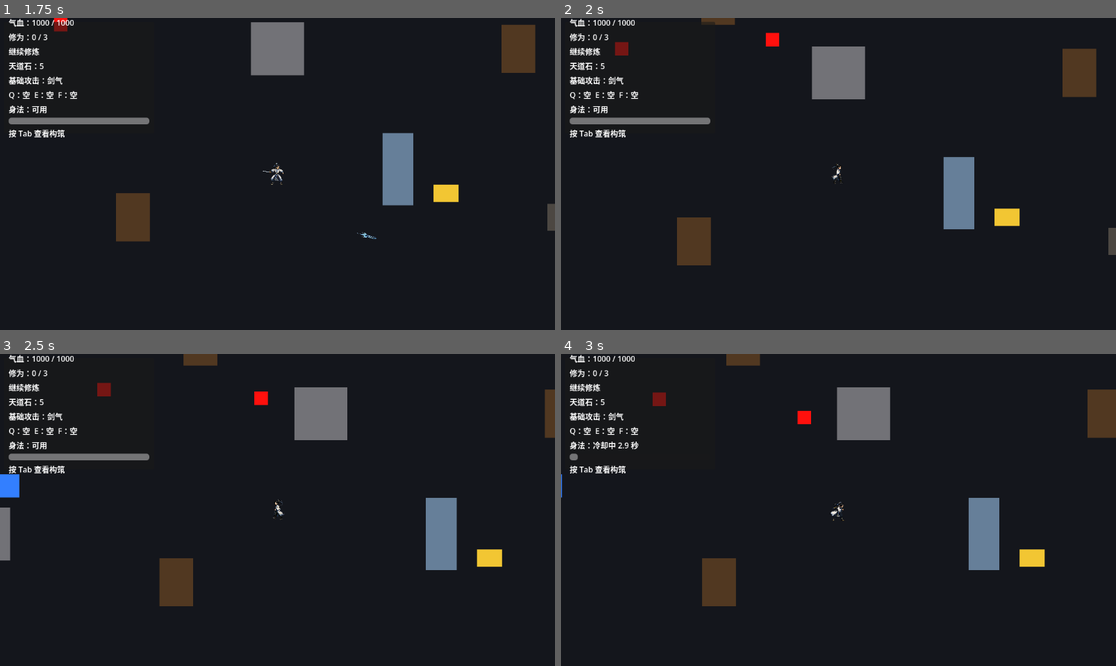
Above: before the commit, frames 1-4 (two rows, left to right).
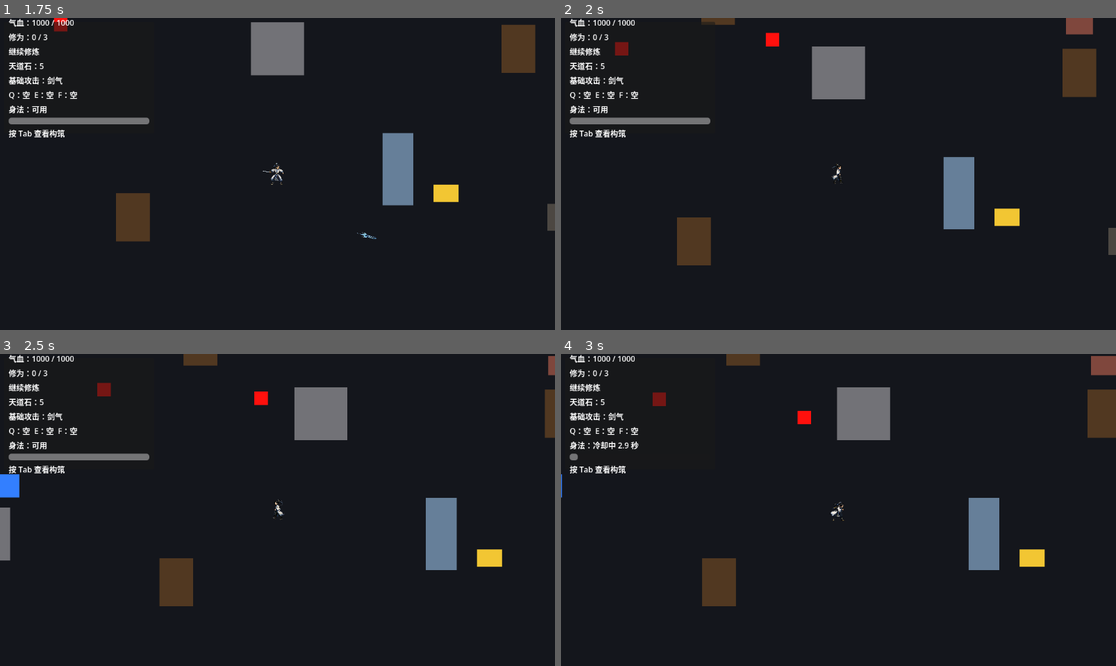
Above: after the commit, the same moments.

Repository: Litrudy/combine-dao
Game: Godot game, scene res://scenes/player/realm_test_map.tscn
Same seed, same stepped clock (60 frames per second), same inputs: the game is played once before the commit and once after it.
Inputs (mouse positions are in pixels of both pictures, inside the frame that each line leads up to):
- Up to frame 1 (1.75 s): tap Enter (ui_accept) at 0.5, 0.77, 1.52 s; move the mouse to (249, 236) at 0.52 s; hold F (interact) 0.53-1.28 s; hold W (move_up) from 0.53 s (still down); move the mouse to (444, 220) at 1.27 s; click (444, 220) at 1.35 s; tap F (interact) at 1.55 s
- Up to frame 2 (2 s): keep holding W (move_up)
- Up to frame 3 (2.5 s): move the mouse to (111, 463) at 2.02 s; release W (move_up) at 2.03 s; hold A (move_left) from 2.03 s (still down); hold R (breakthrough) from 2.03 s (still down); tap F (interact) at 2.3 s
- Up to frame 4 (3 s): keep holding A (move_left); move the mouse to (866, 510) at 2.77 s; release R (breakthrough) at 2.78 s; tap Space (dash) at 2.85 s

Frame 1 is identical in both runs. In frame 2, 0.3% of the frame differs, in the area x 90-96%, y 0-6%; in frame 3, less than 0.1%; in frame 4, 0.3%, in the area x 95-100%, y 0-7%.

Commit message:
feat: 添加风险收益事件

Diff:
--- /dev/null
+++ b/scenes/events/beast_bone_altar.gd
@@ -0,0 +1,59 @@
+extends RealmEvent
+## 兽骨祭坛（风险收益事件）
+## A：离开（不触发，事件保留）；B：召唤 1 只精英妖兽，击败后额外获得 8 天道石。
+
+## 交战目标玩家（触发时记录）
+var _player_ref: Node = null
+## 额外奖励是否已发放
+var _reward_given: bool = false
+
+
+## 重写触发：打开事件选择面板（取消 / 离开不消耗事件）
+func trigger_event(player: Node) -> bool:
+	if used or player == null:
+		return false
+	_player_ref = player
+	var panel: Node = get_tree().get_first_node_in_group("event_choice_panel")
+	if panel == null or not panel.has_method("open_event"):
+		return false
+	panel.option_selected.connect(_on_option_selected, CONNECT_ONE_SHOT)
+	panel.open_event(event_name, description, "离开", "激活祭坛")
+	return true
+
+
+## 选项回调
+func _on_option_selected(option_id: String) -> void:
+	if option_id == "B":
+		# 激活祭坛：召唤 1 只精英妖兽
+		var elite: Node = _spawn_beast(global_position + Vector2(0, -100), true)
+		if elite != null:
+			elite.tree_exited.connect(_on_elite_died)
+		print("兽骨祭坛被激活，精英妖兽出现。")
+		mark_used()
+	# A（离开）/ cancel：不触发，事件保留（used 仍为 false）
+
+
+## 精英妖兽死亡：额外发放 8 天道石（独立于精英自身掉落）
+func _on_elite_died() -> void:
+	if _reward_given:
+		return
+	_reward_given = true
+	if is_instance_valid(_player_ref) and _player_ref.has_method("gain_heavenly_stones"):
+		_player_ref.gain_heavenly_stones(8)
+	print("祭坛精英妖兽被击败，额外获得天道石：8")
+
+
+## 通过地图通用方法生成妖兽（不计入 normal_enemy）；缺失则本地兜底
+func _spawn_beast(pos: Vector2, is_elite: bool) -> Node:
+	var map: Node = get_tree().current_scene
+	if map != null and map.has_method("spawn_beast_at"):
+		return map.spawn_beast_at(pos, is_elite, false)
+	var scene: PackedScene = load("res://scenes/enemy/beast.tscn")
+	if scene == null:
+		return null
+	var beast: Node = scene.instantiate()
+	beast.is_elite = is_elite
+	get_parent().add_child(beast)
+	beast.global_position = pos
+	beast.remove_from_group("normal_enemy")
+	return beast
--- /dev/null
+++ b/scenes/events/beast_bone_altar.tscn
@@ -0,0 +1,19 @@
+[gd_scene format=3 uid="uid://g63u0puxto42"]
+
+[ext_resource type="Script" path="res://scenes/events/beast_bone_altar.gd" id="1_altar"]
+
+[sub_resource type="CircleShape2D" id="range"]
+radius = 80.0
+
+[node name="BeastBoneAltar" type="Area2D" groups=["realm_event"]]
+script = ExtResource("1_altar")
+event_id = "beast_bone_altar"
+event_name = "兽骨祭坛"
+description = "祭坛上堆满妖兽骸骨。献上一缕灵气后，将引来一只强大的精英妖兽。"
+
+[node name="CollisionShape2D" type="CollisionShape2D" parent="."]
+shape = SubResource("range")
+
+[node name="Visual" type="Polygon2D" parent="."]
+color = Color(0.5, 0.28, 0.24, 1)
+polygon = PackedVector2Array(-28, -20, 28, -20, 28, 20, -28, 20)
--- /dev/null
+++ b/scenes/events/broken_sword_tomb.gd
@@ -0,0 +1,89 @@
+extends RealmEvent
+## 破损剑冢（风险收益事件）
+## A：取走 5 天道石；B：唤醒 2 只守卫，全部击败后开启一次额外机缘。
+
+## 交战目标玩家（触发时记录）
+var _player_ref: Node = null
+## 选项 B 召唤的守卫
+var _guards: Array = []
+## 机缘奖励是否已发放（守卫全灭后只发一次）
+var _reward_given: bool = false
+
+
+## 重写触发：打开事件选择面板（此时不立即 used，取消可再来）
+func trigger_event(player: Node) -> bool:
+	if used or player == null:
+		return false
+	_player_ref = player
+	var panel: Node = get_tree().get_first_node_in_group("event_choice_panel")
+	if panel == null or not panel.has_method("open_event"):
+		return false
+	# 一次性连接，避免与其它事件交叉
+	panel.option_selected.connect(_on_option_selected, CONNECT_ONE_SHOT)
+	panel.open_event(event_name, description, "取走残余灵石", "唤醒剑冢守卫")
+	return true
+
+
+## 选项回调
+func _on_option_selected(option_id: String) -> void:
+	match option_id:
+		"A":
+			# 取走残余灵石：获得 5 天道石
+			if is_instance_valid(_player_ref) and _player_ref.has_method("gain_heavenly_stones"):
+				_player_ref.gain_heavenly_stones(5)
+			print("你取走剑冢残余灵石，获得天道石：5")
+			mark_used()
+		"B":
+			# 唤醒守卫：召唤 2 只小怪（不计入 normal_enemy，避免影响 Boss 触发）
+			_spawn_guards()
+			print("剑冢守卫被唤醒。")
+			mark_used()
+		_:
+			# 取消：不触发效果，事件保留（used 仍为 false）
+			pass
+
+
+## 召唤两只守卫并监听其死亡
+func _spawn_guards() -> void:
+	var positions: Array = [
+		global_position + Vector2(-80, 0),
+		global_position + Vector2(80, 0),
+	]
+	for pos in positions:
+		var guard: Node = _spawn_beast(pos, false)
+		if guard != null:
+			_guards.append(guard)
+			guard.tree_exited.connect(_on_guard_exited)
+
+
+## 守卫离场（死亡）回调：全部击败后开启一次额外机缘
+func _on_guard_exited() -> void:
+	if _reward_given:
+		return
+	# 统计仍存活（仍在场景树）的守卫
+	var alive: int = 0
+	for guard in _guards:
+		if is_instance_valid(guard) and guard.is_inside_tree():
+			alive += 1
+	if alive == 0:
+		_reward_given = true
+		if is_instance_valid(_player_ref) and _player_ref.has_method("open_bonus_boon_choice"):
+			_player_ref.open_bonus_boon_choice()
+		print("剑冢守卫已被击败，获得一次机缘选择")
+
+
+## 通过地图通用方法生成妖兽（不计入 normal_enemy）；缺失则本地兜底
+func _spawn_beast(pos: Vector2, is_elite: bool) -> Node:
+	var map: Node = get_tree().current_scene
+	if map != null and map.has_method("spawn_beast_at"):
+		return map.spawn_beast_at(pos, is_elite, false)
+	# 兜底：本地实例化
+	var scene: PackedScene = load("res://scenes/enemy/beast.tscn")
+	if scene == null:
+		return null
+	var beast: Node = scene.instantiate()
+	beast.is_elite = is_elite
+	get_parent().add_child(beast)
+	beast.global_position = pos
+	beast.remove_from_group("normal_enemy")
+	return beast
--- /dev/null
+++ b/scenes/events/broken_sword_tomb.tscn
@@ -0,0 +1,19 @@
+[gd_scene format=3 uid="uid://b8ynuhwupdf5i"]
+
+[ext_resource type="Script" path="res://scenes/events/broken_sword_tomb.gd" id="1_tomb"]
+
+[sub_resource type="CircleShape2D" id="range"]
+radius = 80.0
+
+[node name="BrokenSwordTomb" type="Area2D" groups=["realm_event"]]
+script = ExtResource("1_tomb")
+event_id = "broken_sword_tomb"
+event_name = "破损剑冢"
+description = "一座残破剑冢散发微弱剑意。你可以取走残余灵石，也可以唤醒剑冢守卫，换取更深层的感悟。"
+
+[node name="CollisionShape2D" type="CollisionShape2D" parent="."]
+shape = SubResource("range")
+
+[node name="Visual" type="Polygon2D" parent="."]
+color = Color(0.32, 0.45, 0.5, 1)
+polygon = PackedVector2Array(-16, -34, 16, -34, 16, 34, -16, 34)
--- a/scenes/player/realm_test_map.gd
+++ b/scenes/player/realm_test_map.gd
@@ -81,6 +81,20 @@
 	print("小怪已清空，守墟妖王降临")
 
 
+## 通用妖兽生成（供事件调用）
+## count_as_normal_enemy=false 时移出 normal_enemy 组，避免事件怪影响 Boss 触发判断
+func spawn_beast_at(pos: Vector2, is_elite: bool = false, count_as_normal_enemy: bool = false) -> Node:
+	var beast := BEAST_SCENE.instantiate()
+	# 入场景前设置 is_elite，确保 _ready 时应用精英强化
+	beast.is_elite = is_elite
+	add_child(beast)
+	beast.global_position = pos
+	if not count_as_normal_enemy:
+		# 事件召唤怪不计入小怪清空判断
+		beast.remove_from_group("normal_enemy")
+	return beast
+
+
 ## 生成一个护卫小怪（20% 概率为精英怪）
 func _spawn_guard(pos: Vector2) -> void:
 	var beast := BEAST_SCENE.instantiate()
--- a/scenes/player/realm_test_map.tscn
+++ b/scenes/player/realm_test_map.tscn
@@ -6,10 +6,13 @@
 [ext_resource type="Script" uid="uid://cchcqvgciqawd" path="res://scenes/player/realm_test_map.gd" id="5_map"]
 [ext_resource type="PackedScene" uid="uid://c0hud00000001" path="res://scenes/ui/hud.tscn" id="6_hud"]
 [ext_resource type="PackedScene" uid="uid://ccsotjele625i" path="res://scenes/ui/build_panel.tscn" id="7_build"]
-[ext_resource type="PackedScene" uid="uid://c0interactprompt" path="res://scenes/ui/interact_prompt.tscn" id="8_prompt"]
+[ext_resource type="PackedScene" uid="uid://noc2123byh26" path="res://scenes/ui/interact_prompt.tscn" id="8_prompt"]
 [ext_resource type="PackedScene" uid="uid://c0spiritspring01" path="res://scenes/events/spirit_spring.tscn" id="9_spring"]
 [ext_resource type="PackedScene" uid="uid://c0heavenlychest1" path="res://scenes/events/heavenly_chest.tscn" id="10_chest"]
 [ext_resource type="PackedScene" uid="uid://c0heavenlystele1" path="res://scenes/events/heavenly_stele.tscn" id="11_stele"]
+[ext_resource type="PackedScene" uid="uid://c0eventchoice01" path="res://scenes/ui/event_choice_panel.tscn" id="12_evt"]
+[ext_resource type="PackedScene" uid="uid://c0brokensword01" path="res://scenes/events/broken_sword_tomb.tscn" id="13_tomb"]
+[ext_resource type="PackedScene" uid="uid://c0beastbonealtar" path="res://scenes/events/beast_bone_altar.tscn" id="14_altar"]
 
 [sub_resource type="RectangleShape2D" id="RectangleShape2D_c7xc1"]
 size = Vector2(32, 32)
@@ -239,6 +242,8 @@
 
 [node name="InteractPrompt" parent="." instance=ExtResource("8_prompt")]
 
+[node name="EventChoicePanel" parent="." instance=ExtResource("12_evt")]
+
 [node name="Events" type="Node2D" parent="."]
 
 [node name="SpiritSpring" parent="Events" instance=ExtResource("9_spring")]
@@ -249,6 +254,12 @@
 
 [node name="HeavenlyStele" parent="Events" instance=ExtResource("11_stele")]
 position = Vector2(650, -250)
+
+[node name="BrokenSwordTomb" parent="Events" instance=ExtResource("13_tomb")]
+position = Vector2(-350, -350)
+
+[node name="BeastBoneAltar" parent="Events" instance=ExtResource("14_altar")]
+position = Vector2(500, -100)
 
 [node name="Beast" parent="." unique_id=1619129642 instance=ExtResource("2_y2vg1")]
 position = Vector2(-150, -100)
--- a/scenes/ui/build_panel.gd
+++ b/scenes/ui/build_panel.gd
@@ -117,8 +117,12 @@
 
 ## 机缘选择面板是否打开
 func _is_boon_panel_open() -> bool:
-	var panel: Node = get_tree().get_first_node_in_group("boon_choice_panel")
-	return panel != null and panel.visible
+	# 机缘面板或事件选择面板打开时，均视为阻塞（Tab 不开构筑页 / 关闭时保持暂停）
+	for group_name in ["boon_choice_panel", "event_choice_panel"]:
+		var panel: Node = get_tree().get_first_node_in_group(group_name)
+		if panel != null and panel.visible:
+			return true
+	return false
 
 
 # ===== 模块切换 =====
--- /dev/null
+++ b/scenes/ui/event_choice_panel.gd
@@ -0,0 +1,53 @@
+extends CanvasLayer
+## 事件选择面板（风险收益事件用）
+## 显示事件名 / 说明 + 两个选项 + 取消；点击后发出 option_selected。
+## 打开时暂停游戏，关闭后若无其它阻塞 UI 则恢复。
+
+## 玩家选择某选项时发出（"A" / "B" / "cancel"）
+signal option_selected(option_id: String)
+
+@onready var _title: Label = $Panel/VBoxContainer/TitleLabel
+@onready var _description: Label = $Panel/VBoxContainer/DescriptionLabel
+@onready var _button_a: Button = $Panel/VBoxContainer/OptionButtonA
+@onready var _button_b: Button = $Panel/VBoxContainer/OptionButtonB
+@onready var _cancel_button: Button = $Panel/VBoxContainer/CancelButton
+
+
+func _ready() -> void:
+	# 暂停时仍可点击
+	process_mode = Node.PROCESS_MODE_ALWAYS
+	visible = false
+	add_to_group("event_choice_panel")
+	# 关闭键盘焦点，避免 Tab 在面板内切换焦点
+	for button in [_button_a, _button_b, _cancel_button]:
+		button.focus_mode = Control.FOCUS_NONE
+	_button_a.pressed.connect(_on_choice.bind("A"))
+	_button_b.pressed.connect(_on_choice.bind("B"))
+	_cancel_button.pressed.connect(_on_choice.bind("cancel"))
+
+
+## 打开事件选择：设置文本并暂停游戏
+func open_event(title: String, description: String, option_a: String, option_b: String) -> void:
+	_title.text = title
+	_description.text = description
+	_button_a.text = option_a
+	_button_b.text = option_b
+	visible = true
+	get_tree().paused = true
+
+
+## 点击选项 / 取消：关闭、恢复（若无其它阻塞 UI）、发出信号
+func _on_choice(option_id: String) -> void:
+	visible = false
+	if not _is_other_blocking_ui_open():
+		get_tree().paused = false
+	option_selected.emit(option_id)
+
+
+## 是否还有其它阻塞性 UI 打开
+func _is_other_blocking_ui_open() -> bool:
+	for group_name in ["boon_choice_panel", "build_panel", "clear_panel"]:
+		var panel: Node = get_tree().get_first_node_in_group(group_name)
+		if panel != null and panel.visible:
+			return true
+	return false
--- /dev/null
+++ b/scenes/ui/event_choice_panel.tscn
@@ -0,0 +1,66 @@
+[gd_scene format=3 uid="uid://biavo3odxpleq"]
+
+[ext_resource type="Script" path="res://scenes/ui/event_choice_panel.gd" id="1_evt"]
+
+[node name="EventChoicePanel" type="CanvasLayer"]
+process_mode = 3
+layer = 12
+visible = false
+script = ExtResource("1_evt")
+
+[node name="Dim" type="ColorRect" parent="."]
+anchors_preset = 15
+anchor_right = 1.0
+anchor_bottom = 1.0
+grow_horizontal = 2
+grow_vertical = 2
+color = Color(0, 0, 0, 0.5)
+
+[node name="Panel" type="Panel" parent="."]
+anchors_preset = 8
+anchor_left = 0.5
+anchor_top = 0.5
+anchor_right = 0.5
+anchor_bottom = 0.5
+offset_left = -260.0
+offset_top = -170.0
+offset_right = 260.0
+offset_bottom = 170.0
+grow_horizontal = 2
+grow_vertical = 2
+
+[node name="VBoxContainer" type="VBoxContainer" parent="Panel"]
+layout_mode = 1
+anchors_preset = 15
+anchor_right = 1.0
+anchor_bottom = 1.0
+offset_left = 20.0
+offset_top = 20.0
+offset_right = -20.0
+offset_bottom = -20.0
+grow_horizontal = 2
+grow_vertical = 2
+theme_override_constants/separation = 12
+
+[node name="TitleLabel" type="Label" parent="Panel/VBoxContainer"]
+layout_mode = 2
+text = "事件"
+horizontal_alignment = 1
+
+[node name="DescriptionLabel" type="Label" parent="Panel/VBoxContainer"]
+layout_mode = 2
+size_flags_vertical = 3
+text = "说明"
+autowrap_mode = 2
+
+[node name="OptionButtonA" type="Button" parent="Panel/VBoxContainer"]
+layout_mode = 2
+text = "选项 A"
+
+[node name="OptionButtonB" type="Button" parent="Panel/VBoxContainer"]
+layout_mode = 2
+text = "选项 B"
+
+[node name="CancelButton" type="Button" parent="Panel/VBoxContainer"]
+layout_mode = 2
+text = "取消"
--- a/scenes/ui/interact_prompt.gd
+++ b/scenes/ui/interact_prompt.gd
@@ -44,7 +44,7 @@
 
 ## 是否有阻塞性 UI 打开
 func _is_blocking_ui_open() -> bool:
-	for group_name in ["boon_choice_panel", "build_panel", "clear_panel"]:
+	for group_name in ["boon_choice_panel", "build_panel", "clear_panel", "event_choice_panel"]:
 		var panel: Node = get_tree().get_first_node_in_group(group_name)
 		if panel != null and panel.visible:
 			return true
--- a/scripts/events/realm_event.gd
+++ b/scripts/events/realm_event.gd
@@ -50,18 +50,23 @@
 
 
 ## 触发事件（玩家按 F 时调用）。成功返回 true
+## 默认即时结算事件（灵泉 / 宝匣 / 残碑）；风险事件可重写本方法改为打开选择面板。
 func trigger_event(player: Node) -> bool:
 	# 已使用或无玩家则不触发
 	if used or player == null:
 		return false
-	used = true
+	mark_used()
 	# 应用子类效果
 	apply_event_effect(player)
 	event_triggered.emit(event_id)
-	# 触发后置灰并停止检测
+	return true
+
+
+## 标记事件为已使用并置灰（风险事件在玩家确认提交选项后调用）
+func mark_used() -> void:
+	used = true
+	current_player = null
 	_apply_used_visual()
-	current_player = null
-	return true
 
 
 ## 虚方法：实际事件效果，由子类重写
Not shown, added: scenes/events/beast_bone_altar.gd.uid
Not shown, added: scenes/events/broken_sword_tomb.gd.uid
Not shown: 1 places in scenes/player/realm_test_map.tscn that only renumber resources
Not shown, added: scenes/ui/event_choice_panel.gd.uid
